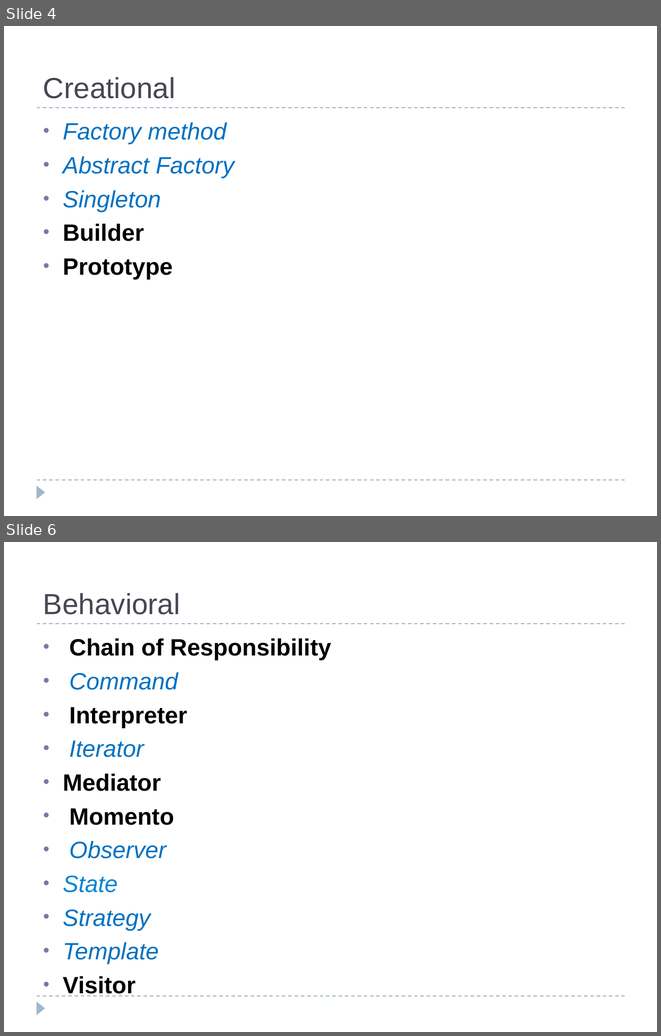
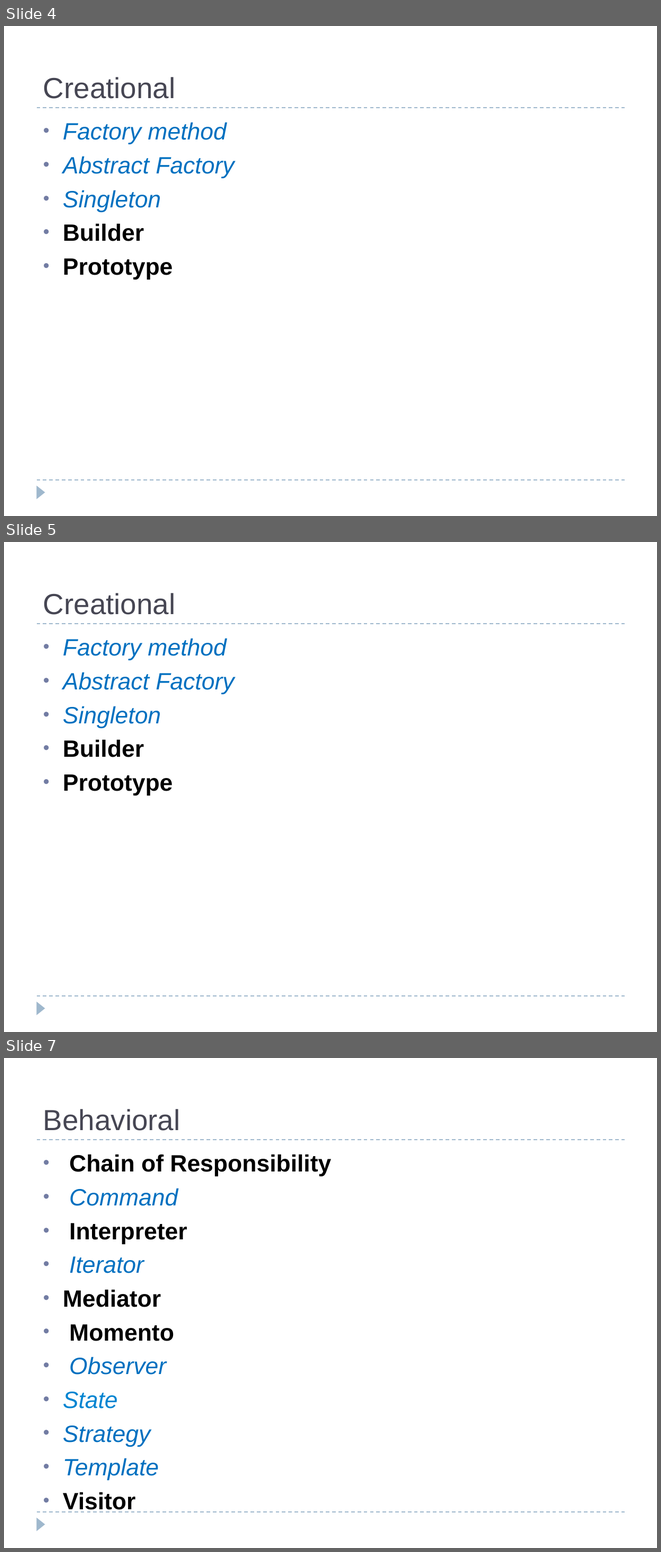
Before and after one commit to bpcrao/purnacode, a slide deck: ppts/Design Patterns.odp. Shown one above the other, each under a label of ours: slides 4 and 6 before the commit, slides 4, 5 and 7 after it; the slides between them are not shown. The pictures are 661x1036 and 661x1552 pixels, drawn with LibreOffice and Linux fonts; fonts in the diff are those of the drawing. Boxes give left, top, right and bottom in pixels: in the first picture for what was removed or moved away, otherwise in the second. Text is boxed around its words. In the diff, an @@ line names an element or a change of style, - is before the commit and + after.

```diff
--- a/ppts/Design Patterns.odp
+++ b/ppts/Design Patterns.odp
@@ slide 5 added at <box>4,542,657,1032</box>, background #FFFFFF; not listed: 3 template elements that a slide beside it also shows @@
@@ title added at <box>43,593,175,615</box>, 32 pt, text #464653 @@
+Creational
@@ text added at <box>63,638,234,795</box>, 26 pt, text #0070C0, italic @@
+• Factory method
+• Abstract Factory
+• Singleton
+• Builder
+• Prototype
@@ what was slide 6 is now slide 7 @@
```
Also in this commit, not shown: 1 slide changed, 2 other slides added.
